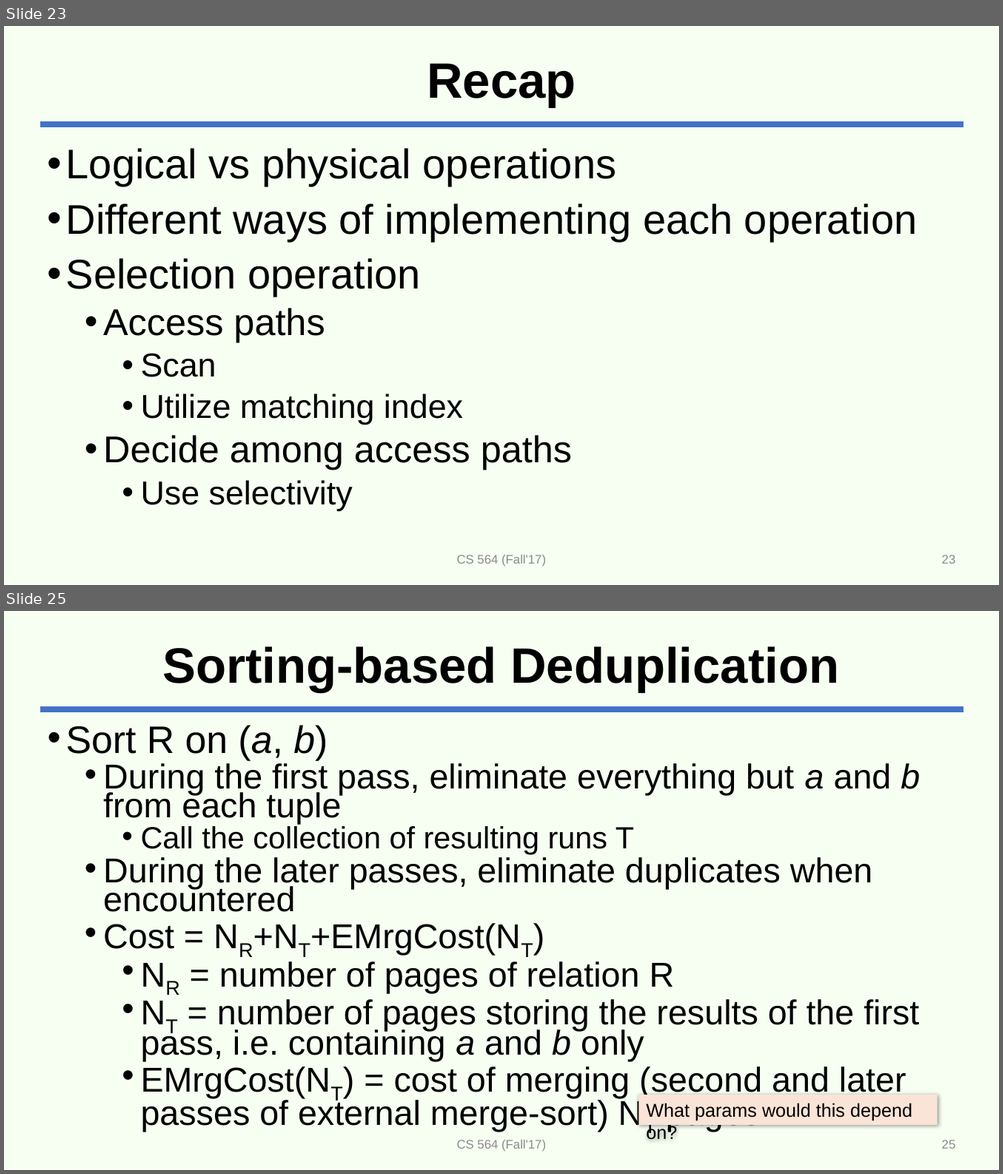
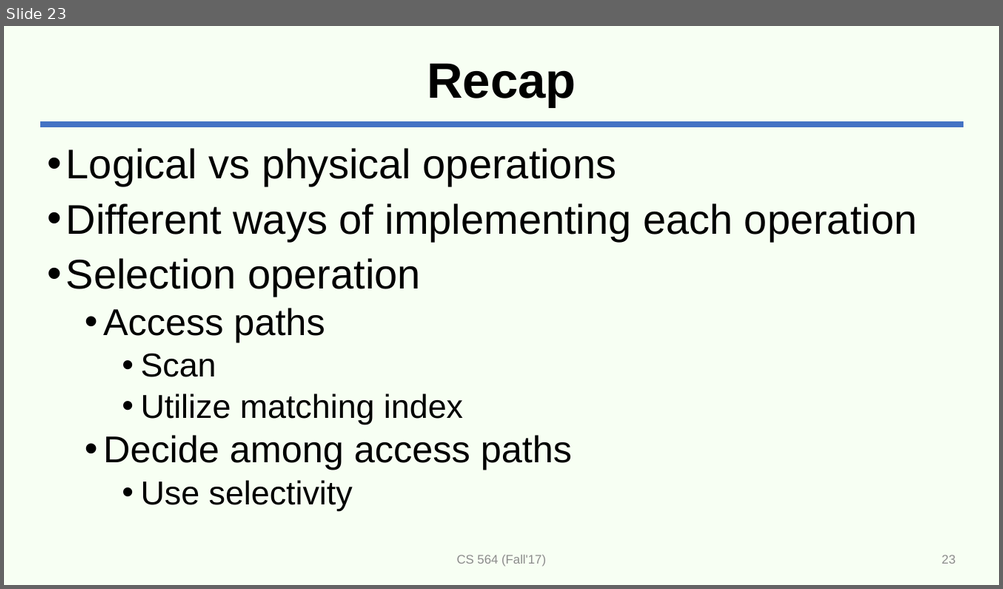
Before and after one commit to adelaneh/adelaneh.github.io, a slide deck: cs564_fall17/slides/lecture20-rel-ops.pptx. Shown one above the other, each under a label of ours: slides 23 and 25 before the commit, slide 23 after it; the slides between them are not shown. The pictures are 1003x1174 and 1003x589 pixels, drawn with LibreOffice and Linux fonts; fonts in the diff are those of the drawing. Boxes give left, top, right and bottom in pixels: in the first picture for what was removed or moved away, otherwise in the second. Text is boxed around its words. In the diff, an @@ line names an element or a change of style, - is before the commit and + after.

```diff
--- a/cs564_fall17/slides/lecture20-rel-ops.pptx
+++ b/cs564_fall17/slides/lecture20-rel-ops.pptx
@@ slide 25 removed at (4, 611, 999, 1170), background #E4FFD5 at 28% opacity; not listed: 1 template element that a slide beside it also shows @@
@@ title removed at (163, 647, 839, 692) @@
-Sorting-based Deduplication
@@ text removed at (66, 725, 919, 1132) @@
-• Sort R on (a, b)
-  • During the first pass, eliminate everything but a and b from each tuple
-    • Call the collection of resulting runs T
-  • During the later passes, eliminate duplicates when encountered
-  • Cost = NR+NT+EMrgCost(NT)
-    • NR = number of pages of relation R
-    • NT = number of pages storing the results of the first pass, i.e. containing a and b only
-    • EMrgCost(NT) = cost of merging (second and later passes of external merge-sort) NT pages
@@ rectangle removed at (639, 1095, 937, 1125) @@
-What params would this depend on?
@@ text removed at (457, 1140, 546, 1152) @@
-CS 564 (Fall'17)
@@ page number removed at (942, 1140, 956, 1149) @@
-25
```
Also in this commit, not shown: 1 slide changed, 11 other slides removed, 2 other files.
